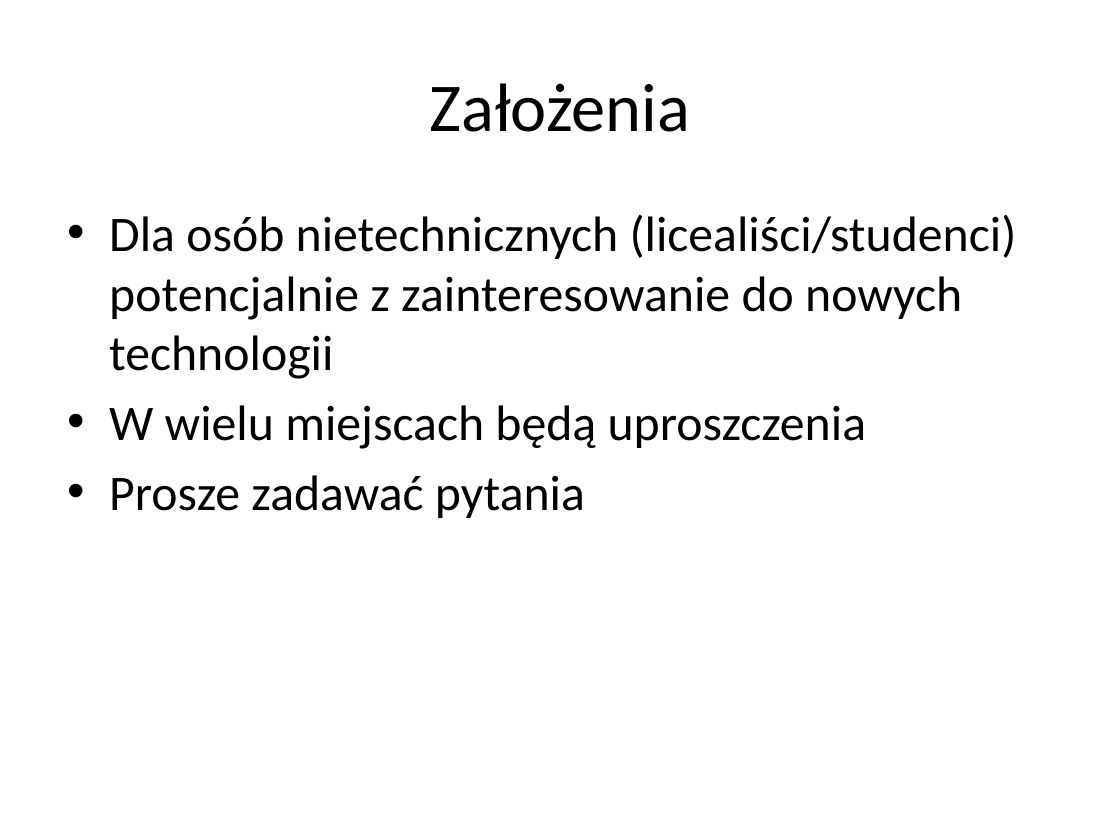
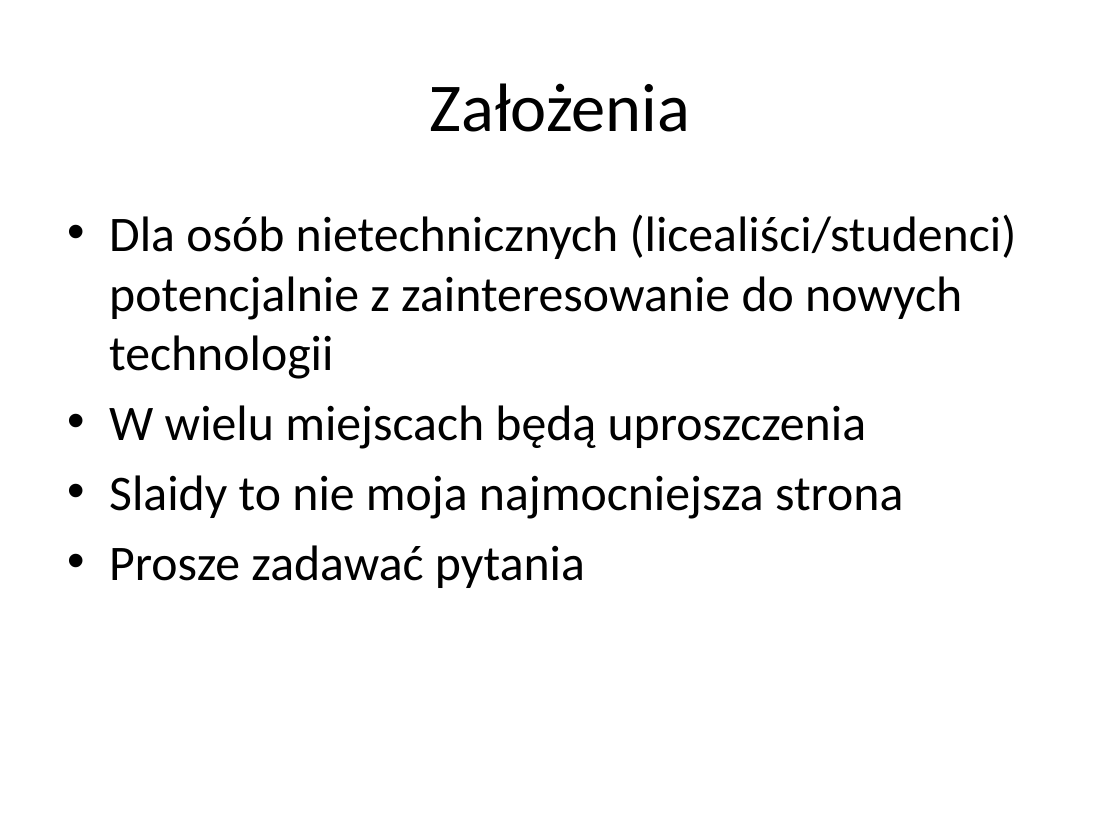
Before and after one commit to krzysztofkaluzny/codeweek, a slide deck: slide 2 of GitHub - Talk .pptx. Drawn at 1120x840 pixels with LibreOffice and Linux fonts; fonts in the diff are those of the drawing. Boxes give left, top, right and bottom in pixels: in the first picture for what was removed or moved away, otherwise in the second. Text is boxed around its words. In the diff, an @@ line names an element or a change of style, - is before the commit and + after.

```diff
--- a/GitHub - Talk .pptx
+++ b/GitHub - Talk .pptx
@@ text at [109, 475, 903, 519]: paragraph added @@
+• Slaidy to nie moja najmocniejsza strona
```
Also in this commit, not shown: 2 other slides changed, 4 slides added, 4 slides removed.
